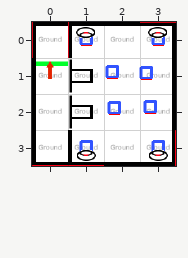
Level history. Tiled map: CassiopeeUnity/Assets/Worlds/Cassiopee/Data/Level1Room1.tmx. Above: the version before the commit.
Cells are 50x50 px. Shown: x 0..3, y 0..3.
After:
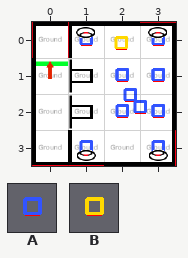
Key: from "Deco": A 6 "object", B 8 "object3".
Objects are placed by their top-left corner, in cells (3,4 is the top-left corner of cell 3,4); size is 1x1 cell unless given.
The exact change:
Layer "Floor 0/Enigmes":
changed: A "TabletteLevel1-2" at 2.8,1.9 -> A "TabletteLevel1-2" at 2,1
changed: A "TabletteLevel1-1" at 1.7,0.9 -> A "TabletteLevel1-1" at 2,1
changed: A "TabletteLevel1-3" at 2.7,0.9 -> A "TabletteLevel1-3" at 2.2,1.6
changed: A "TabletteLevel1-4" at 1.8,1.9 -> A "TabletteLevel1-4" at 2.5,1.9
added: A "2020" at 3,1
added: A "2089" at 3,1
added: A "2094" at 3,2
added: A "2103" at 3,2
added: A "TableDeReu" at 2,2
Layer "Floor 0/Boutons":
added: B "ButtonSoundPlayer" at 2,0.1
Boxes around the changes in both pictures, in picture pixels (x1, y1, x2, y2):
changed: (105, 36, 165, 118)
